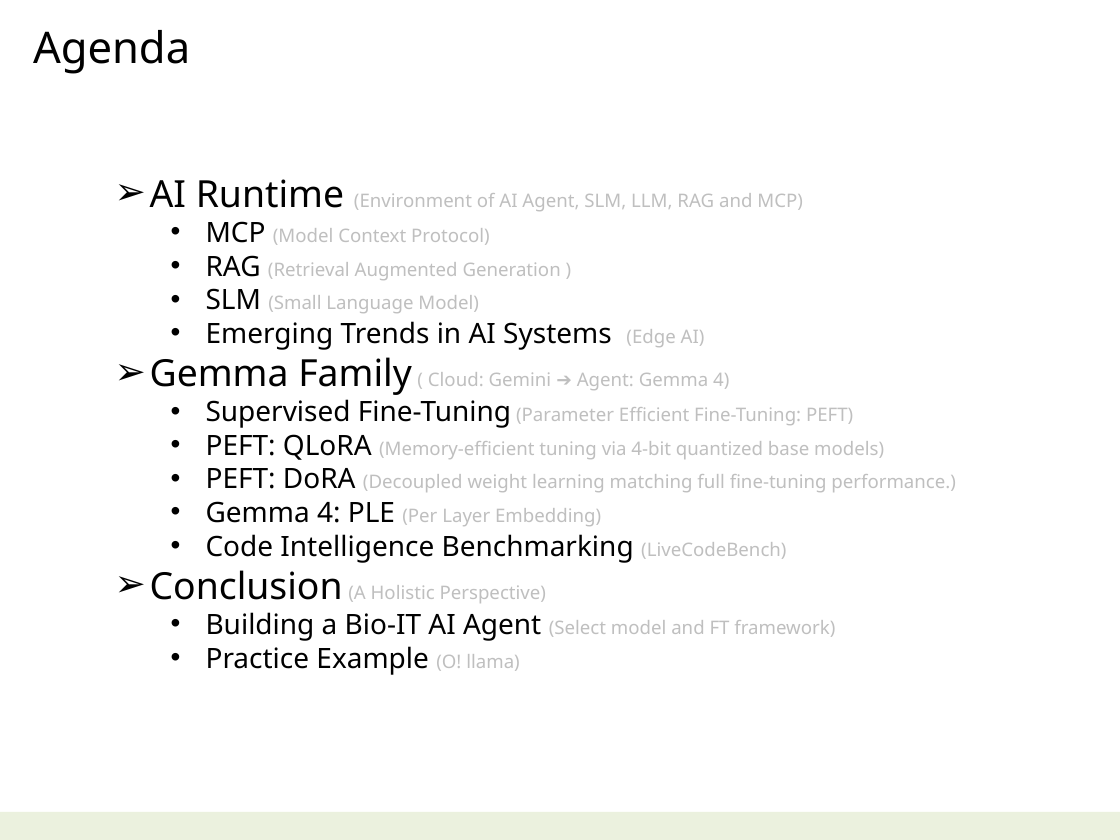
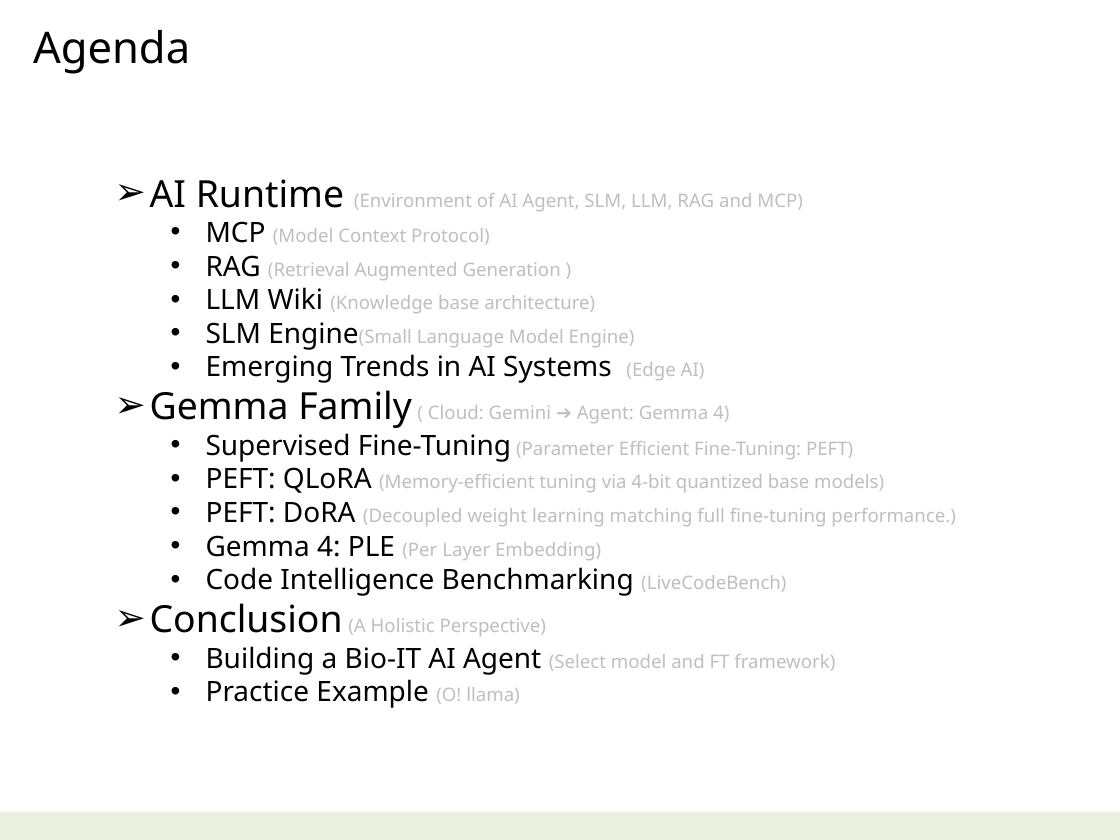
Before and after one commit to navibator/crazy-ai, a slide deck: slide 2 of ai-gemma.pptx. Drawn at 1120x840 pixels with LibreOffice and Linux fonts; fonts in the diff are those of the drawing. Boxes give left, top, right and bottom in pixels: in the first picture for what was removed or moved away, otherwise in the second. Text is boxed around its words. In the diff, an @@ line names an element or a change of style, - is before the commit and + after.

```diff
--- a/ai-gemma.pptx
+++ b/ai-gemma.pptx
@@ text at (206, 287, 635, 350): text changed @@
-  • SLM (Small Language Model)
+  • LLM Wiki (Knowledge base architecture)
+  • SLM Engine(Small Language Model Engine)
```
Also in this commit, not shown: 3 other slides changed, 2 slides added, 1 slide removed.
